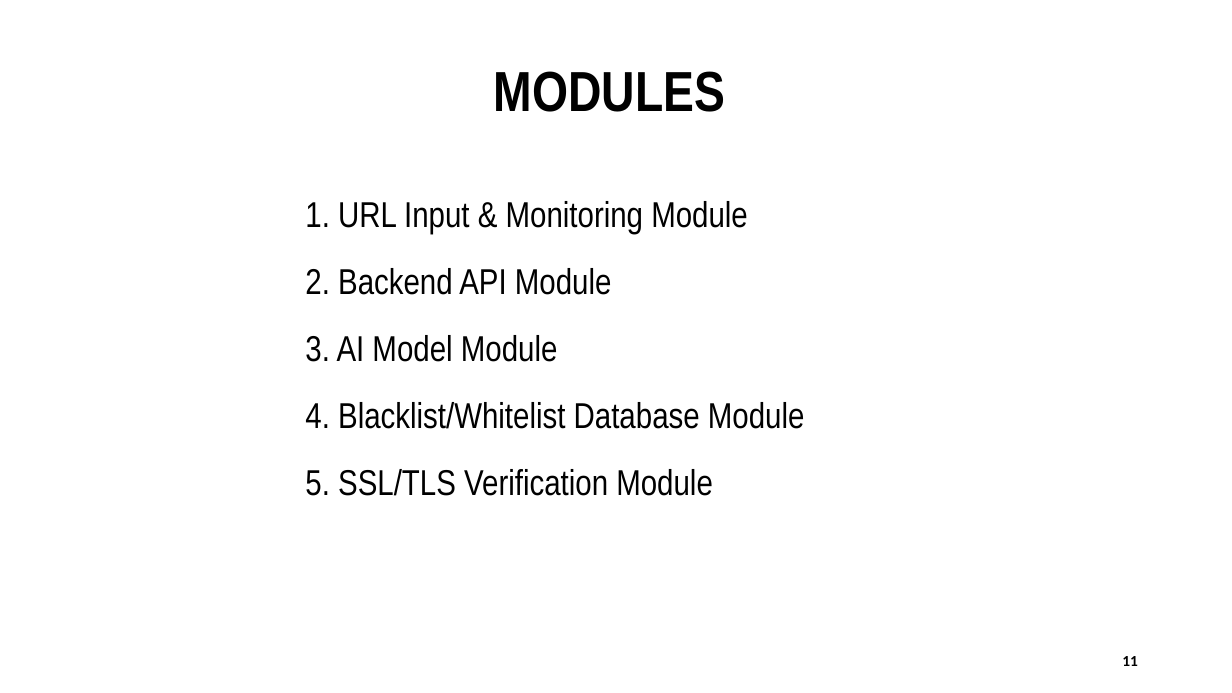
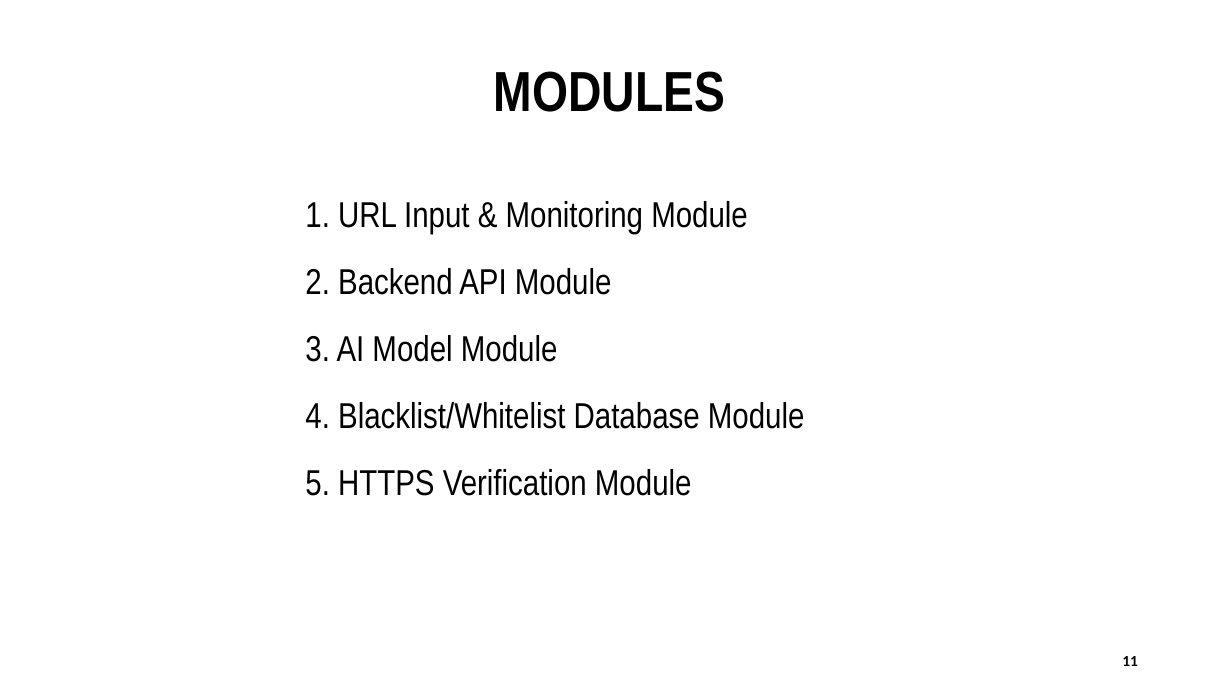
Before and after one commit to aravinth-krishna/phishing-checker, a slide deck: slide 11 of docs/DP PPT.pptx. Drawn at 1232x693 pixels with LibreOffice and Linux fonts; fonts in the diff are those of the drawing. Boxes give left, top, right and bottom in pixels: in the first picture for what was removed or moved away, otherwise in the second. Text is boxed around its words. In the diff, an @@ line names an element or a change of style, - is before the commit and + after.

```diff
--- a/docs/DP PPT.pptx
+++ b/docs/DP PPT.pptx
@@ text at bbox=[305, 469, 692, 496]: text changed @@
-5. SSL/TLS Verification Module
+5. HTTPS Verification Module
```
Also in this commit, not shown: 10 other slides changed.
